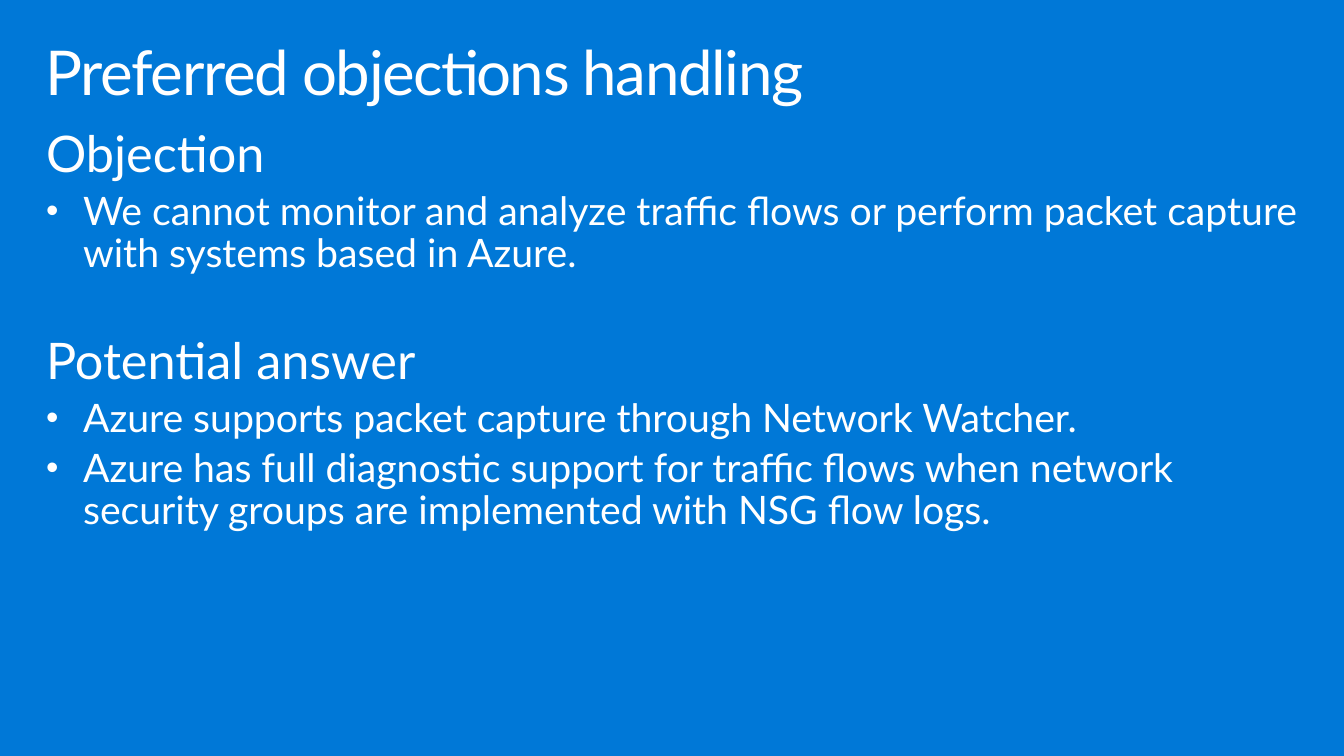
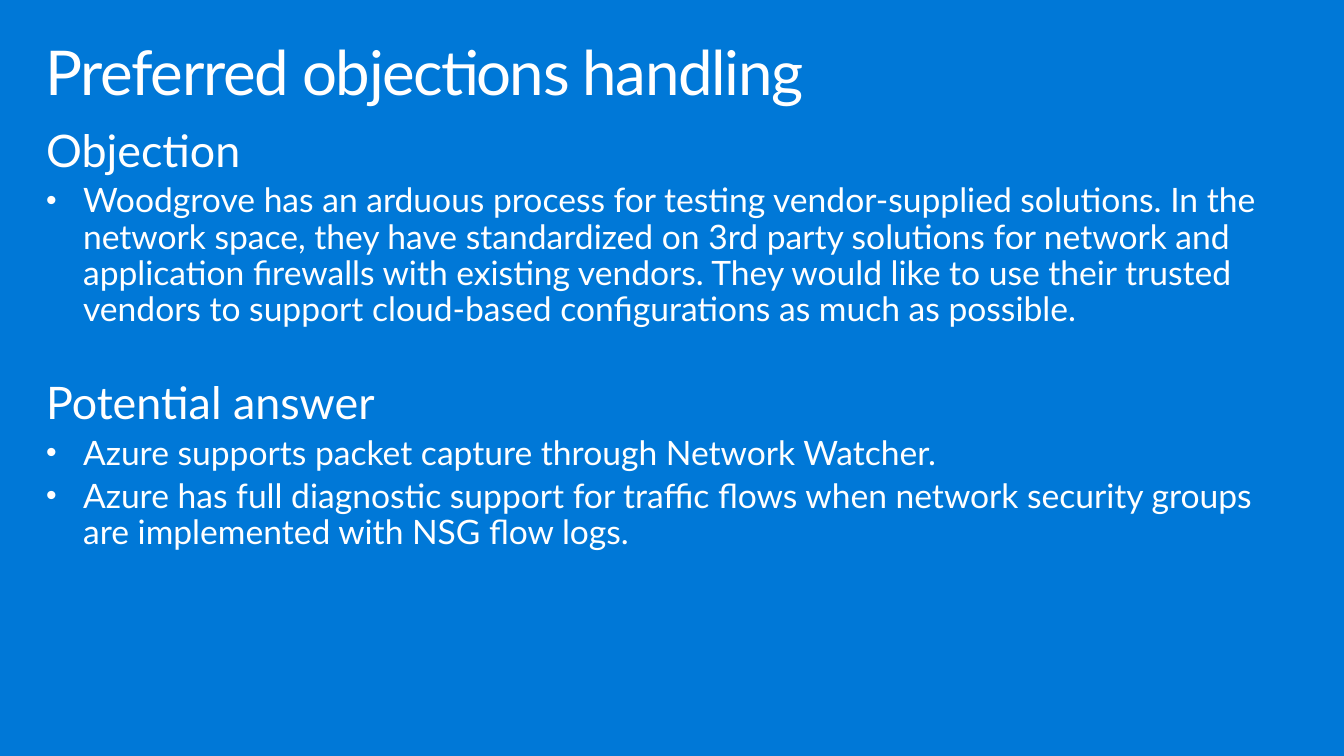
Before and after one commit to yashmadan123/MCW-Enterprise-class-networking, a slide deck: slide 36 of Whiteboard design session/Whiteboard design session trainer presentation - Enterprise-class networking in Azure.pptx. Drawn at 1344x756 pixels with LibreOffice and Linux fonts; fonts in the diff are those of the drawing. Boxes give left, top, right and bottom in pixels: in the first picture for what was removed or moved away, otherwise in the second. Text is boxed around its words. In the diff, an @@ line names an element or a change of style, - is before the commit and + after.

```diff
--- a/Whiteboard design session/Whiteboard design session trainer presentation - Enterprise-class networking in Azure.pptx
+++ b/Whiteboard design session/Whiteboard design session trainer presentation - Enterprise-class networking in Azure.pptx
@@ text at (46, 134, 1252, 550): size 36 to 32 pt in "Objection", "Potential answer"; size 28 to 24 pt in "Azure supports packet capture through Network Watcher.", "Azure has full diagnostic support for traffic ..." @@
@@ text at (83, 187, 1256, 327): text changed; size 28 to 24 pt @@
-• We cannot monitor and analyze traffic flows or perform packet capture with systems based in Azure.
+• Woodgrove has an arduous process for testing vendor-supplied solutions. In the network space, they have standardized on 3rd party solutions for network and application firewalls with existing vendors. They would like to use their trusted vendors to support cloud-based configurations as much as possible.
```
Also in this commit, not shown: 8 other slides changed, 8 other files.
